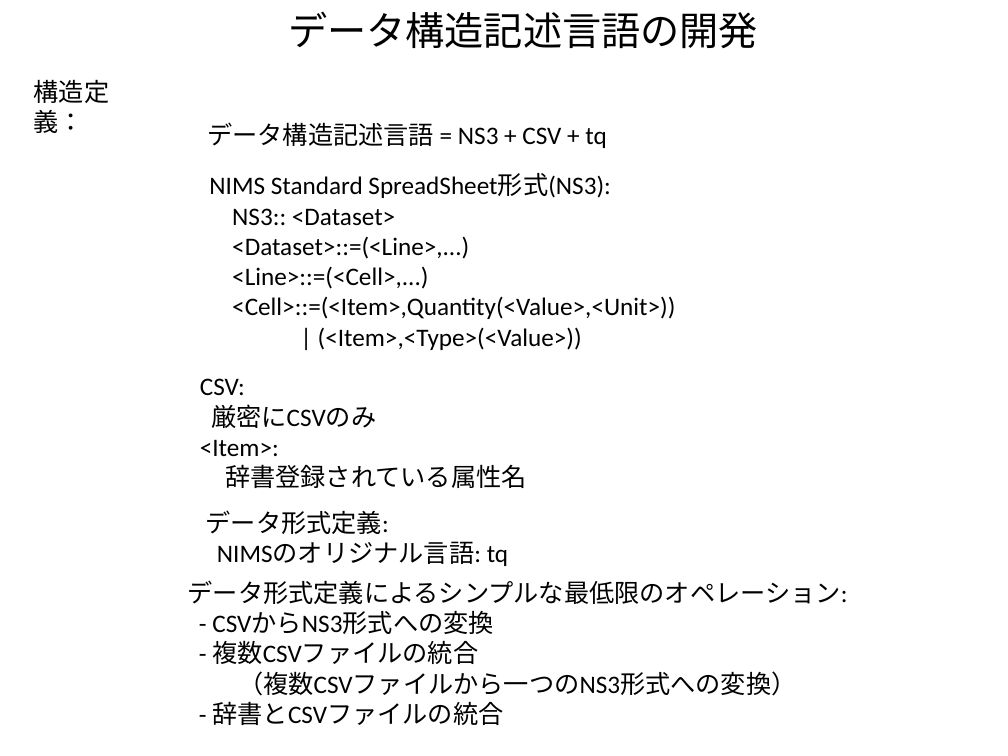
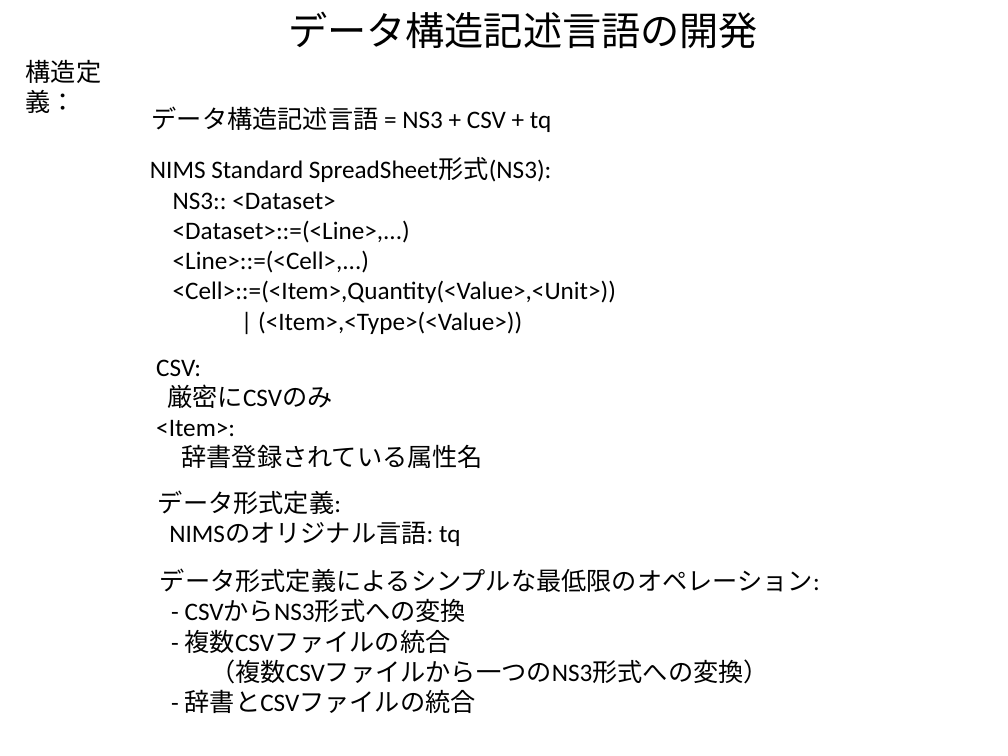
Before and after one commit to kouamano/RECURSIVE-SYSTEM, a slide deck: slide 2 of Document/tq_op_example.odp. Drawn at 1008x756 pixels with LibreOffice and Linux fonts; fonts in the diff are those of the drawing. Boxes give left, top, right and bottom in pixels: in the first picture for what was removed or moved away, otherwise in the second. Text is boxed around its words. In the diff, an @@ line names an element or a change of style, - is before the commit and + after.

Commit message:
add

```diff
--- a/Document/tq_op_example.odp
+++ b/Document/tq_op_example.odp
@@ text "構造定義：": place and size @@
-text "構造定義：" at bbox=[34, 79, 110, 133]
+text "構造定義：" at bbox=[26, 59, 102, 113]
@@ text "データ構造記述言語 = NS3 + CSV ...": place and size @@
-text "データ構造記述言語 = NS3 + CSV ..." at bbox=[207, 122, 606, 148]
+text "データ構造記述言語 = NS3 + CSV ..." at bbox=[152, 106, 551, 132]
@@ text "NIMS Standard SpreadSheet形式(NS3):": place and size @@
-text "NIMS Standard SpreadSheet形式(NS3):" at bbox=[209, 174, 675, 350]
+text "NIMS Standard SpreadSheet形式(NS3):" at bbox=[150, 158, 616, 334]
@@ text "CSV:": place and size @@
-text "CSV:" at bbox=[200, 378, 527, 488]
+text "CSV:" at bbox=[156, 359, 483, 468]
@@ text "データ形式定義:": place and size @@
-text "データ形式定義:" at bbox=[206, 510, 508, 566]
+text "データ形式定義:" at bbox=[158, 490, 460, 546]
@@ text "データ形式定義によるシンプルな最低限のオペレーション:": place and size @@
-text "データ形式定義によるシンプルな最低限のオペレーション:" at bbox=[188, 580, 848, 725]
+text "データ形式定義によるシンプルな最低限のオペレーション:" at bbox=[160, 568, 820, 713]
```
Also in this commit, not shown: 1 other slide changed, 2 slides added.
